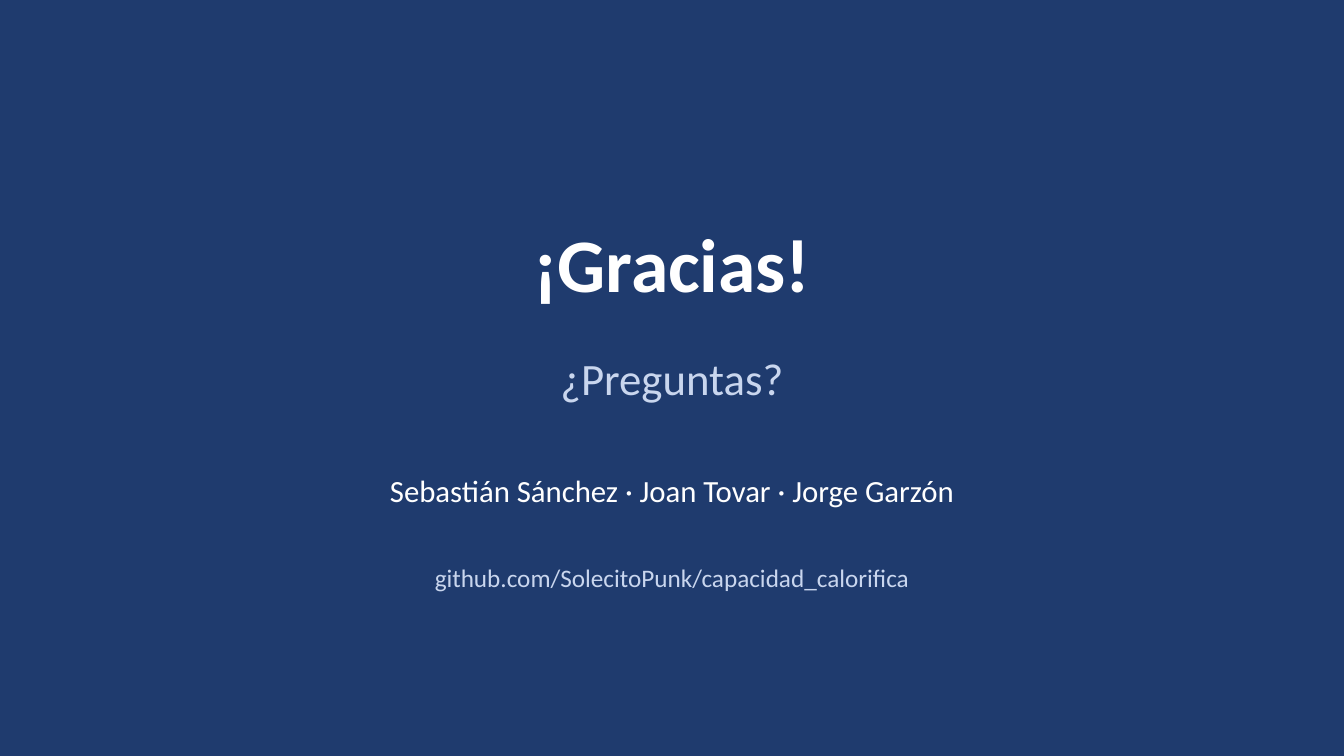
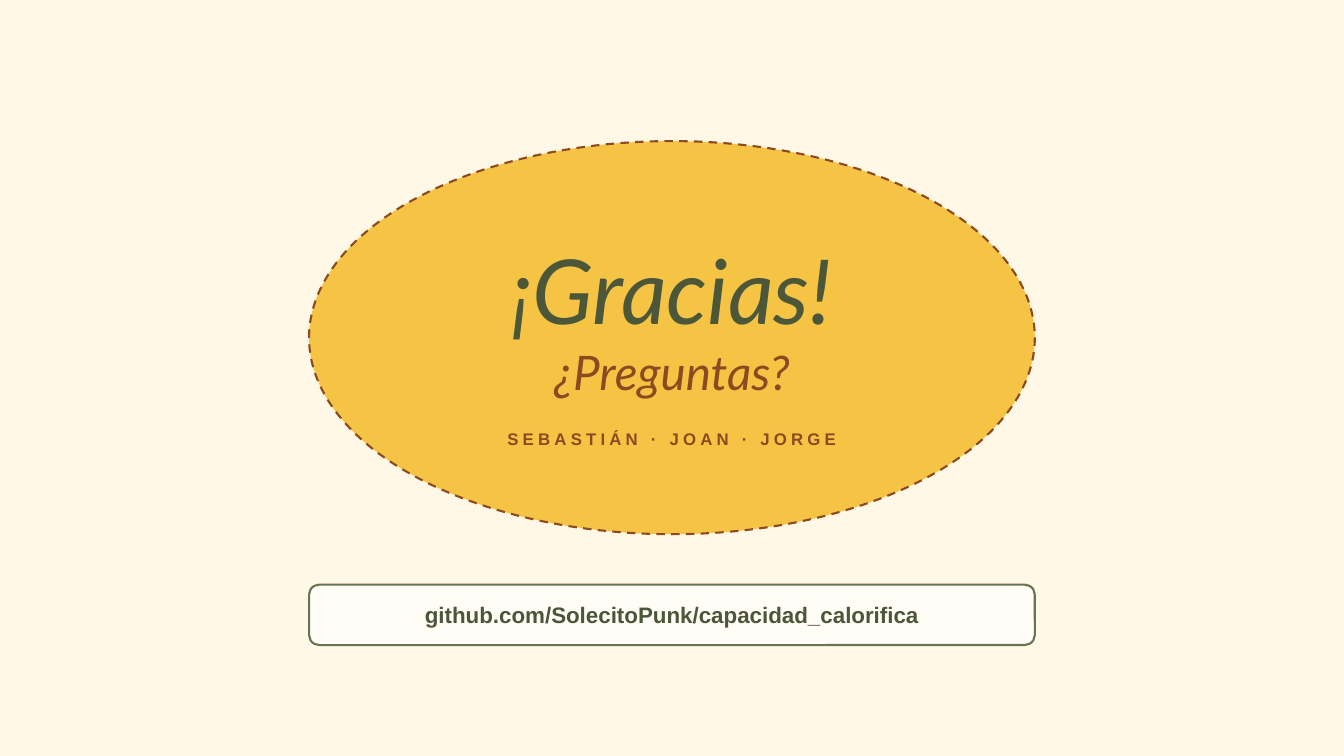
Before and after one commit to SolecitoPunk/capacidad_calorifica, a slide deck: slide 16 of presentacion/presentacion_sommerfeld.pptx. Drawn at 1344x756 pixels with LibreOffice and Linux fonts; fonts in the diff are those of the drawing; background and template pictures are left out. Boxes give left, top, right and bottom in pixels: in the first picture for what was removed or moved away, otherwise in the second. Text is boxed around its words. In the diff, an @@ line names an element or a change of style, - is before the commit and + after.

```diff
--- a/presentacion/presentacion_sommerfeld.pptx
+++ b/presentacion/presentacion_sommerfeld.pptx
@@ background #1F3B6E to picture (left out) @@
@@ ellipse added at [310, 141, 1035, 534], fill #F6C445, outline #8B4A20 1.5 pt dashed @@
@@ text "¡Gracias!": place and size @@
-text "¡Gracias!" at [533, 239, 810, 304]
+text "¡Gracias!" at [512, 258, 833, 340]
@@ text "¡Gracias!" at [512, 258, 833, 340]: size 54 to 64 pt, font Calibri to Lato, text colour #FFFFFF to #4C573A, bold off, italic on; less space between paragraphs; vertical alignment middle to bottom @@
@@ text "¿Preguntas?": place and size @@
-text "¿Preguntas?" at [560, 364, 783, 403]
+text "¿Preguntas?" at [554, 355, 790, 399]
@@ text "¿Preguntas?" at [554, 355, 790, 399]: size 32 to 34 pt, font Calibri to Lato, text colour #C9D6EE to #8B4A20, italic on; less space between paragraphs; vertical alignment middle to top @@
@@ text at [507, 431, 836, 445]: text changed; size 22 to 12 pt; font Calibri to Arial; text colour #FFFFFF to #8B4A20; bold on @@
-Sebastián Sánchez · Joan Tovar · Jorge Garzón
+SEBASTIÁN · JOAN · JORGE
@@ rounded rectangle "github.com/SolecitoPunk/capacidad_calorifica": place and size @@
-rounded rectangle "github.com/SolecitoPunk/capacidad_calorifica" at [435, 569, 909, 592]
+rounded rectangle "github.com/SolecitoPunk/capacidad_calorifica" at [310, 585, 1035, 645]
@@ rounded rectangle "github.com/SolecitoPunk/capacidad_calorifica" at [310, 585, 1035, 645]: size 18 to 16 pt, font Calibri to Arial, text colour #C9D6EE to #4C573A, bold on; less space between paragraphs; vertical alignment top to middle; fill none to #FFFDF5; outline none to #66744F 1.5 pt @@
```
Also in this commit, not shown: 15 other slides changed, 19 other files.
